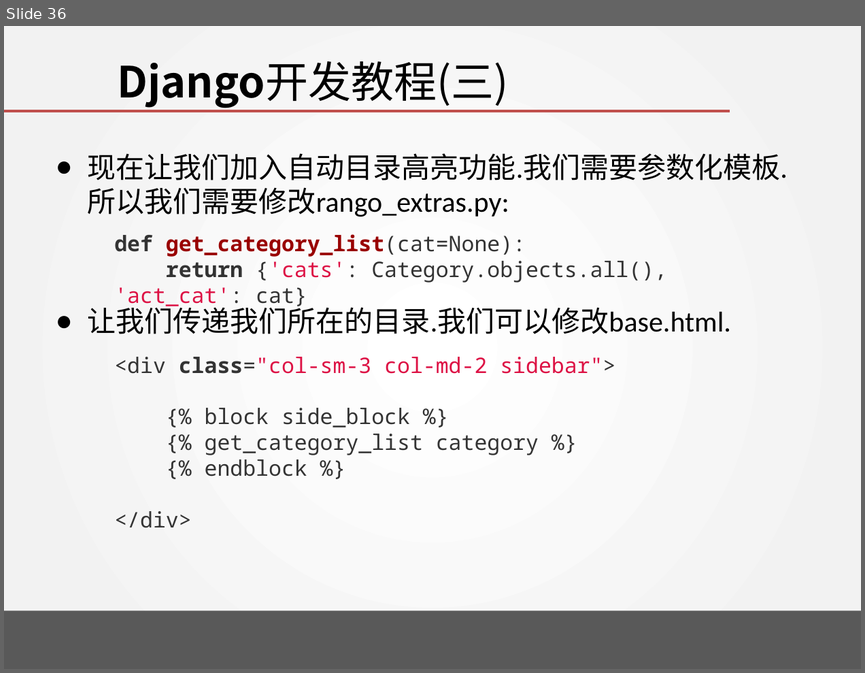
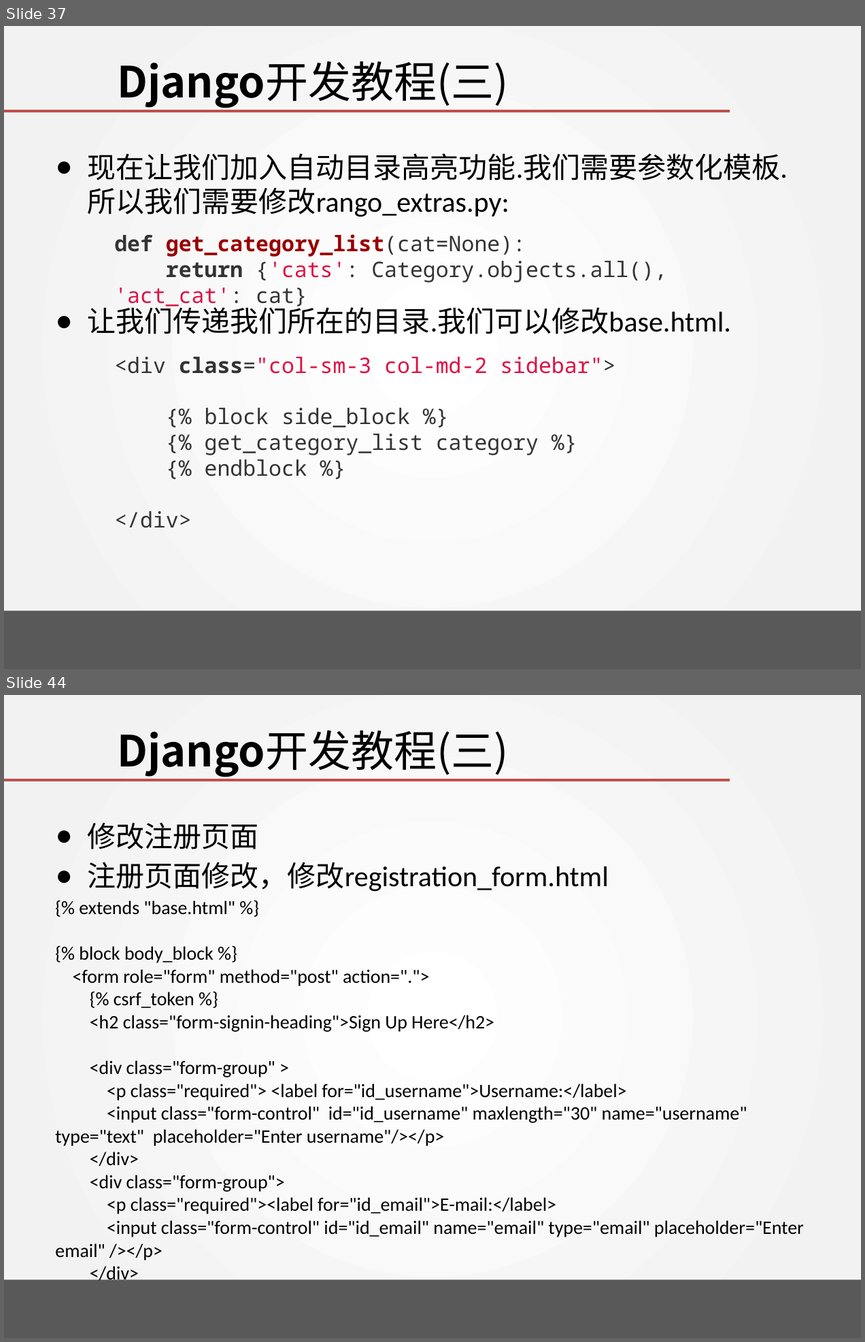
Before and after one commit to wangjin0818/Creative_Experiment, a slide deck: week 10/Tango with Django - III.pptx. Shown one above the other, each under a label of ours: slide 36 before the commit, slides 37 and 44 after it; the slides between them are not shown. The pictures are 865x673 and 865x1342 pixels, drawn with LibreOffice and Linux fonts; fonts in the diff are those of the drawing; background and template pictures are left out. Boxes give left, top, right and bottom in pixels: in the first picture for what was removed or moved away, otherwise in the second. Text is boxed around its words. In the diff, an @@ line names an element or a change of style, - is before the commit and + after.

```diff
--- a/week 10/Tango with Django - III.pptx
+++ b/week 10/Tango with Django - III.pptx
@@ slide 44 added at [4,695,861,1338], background gradient #FFFFFF to #F2F2F2; not listed: 2 template elements that a slide beside it also shows @@
@@ title added at [117,730,508,777], 36 pt, text #000000 @@
+Django开发教程(三)
@@ text added at [88,822,609,892], 24 pt, text #000000 @@
+● 修改注册页面
+● 注册页面修改，修改registration_form.html
@@ text added at [55,900,804,1284], 16 pt, text #000000 @@
+{% extends "base.html" %}
+{% block body_block %}
+<form role="form" method="post" action=".">
+{% csrf_token %}
+<h2 class="form-signin-heading">Sign Up Here</h2>
+<div class="form-group" >
+<p class="required"> <label for="id_username">Username:</label>
+<input class="form-control" id="id_username" maxlength="30" name="username" type="text" placeholder="Enter username"/></p>
+</div>
+<div class="form-group">
+<p class="required"><label for="id_email">E-mail:</label>
+<input class="form-control" id="id_email" name="email" type="email" placeholder="Enter email" /></p>
+</div>
@@ what was slide 36 is now slide 37 @@
```
Also in this commit, not shown: 6 slides changed, 15 other slides added.
